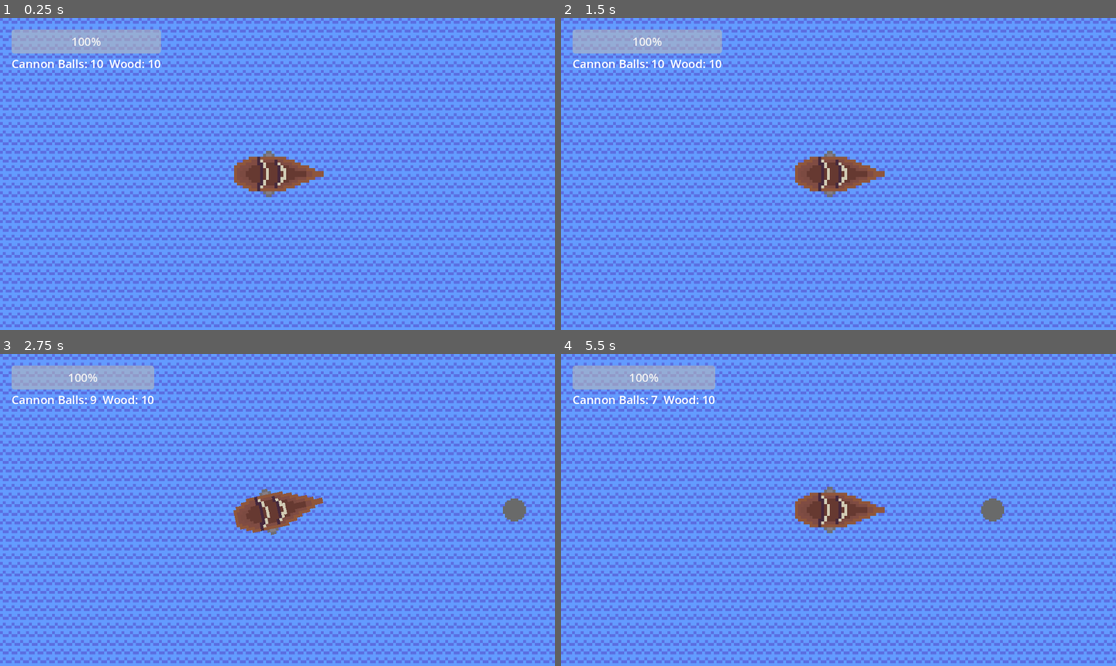
Above: before the commit, frames 1-4 (two rows, left to right).
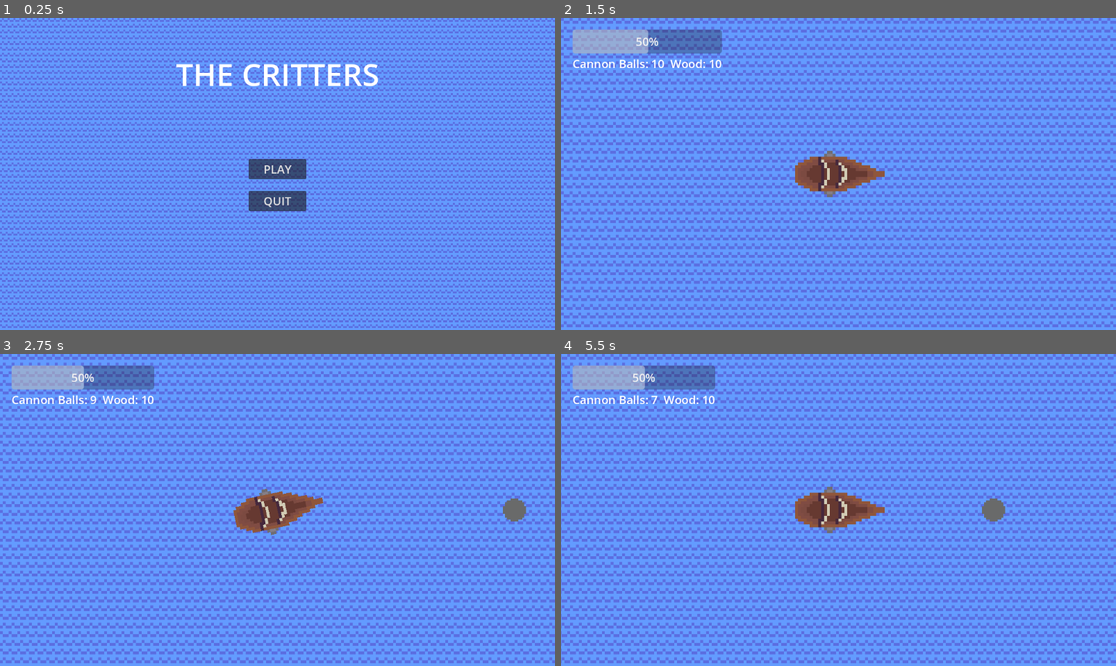
Above: after the commit, the same moments.

Repository: zafarcaydan/boat-man
Game: Godot game, scene res://scenes/start_menu.tscn
Same seed, same stepped clock (60 frames per second), same inputs: the game is played once before the commit and once after it. Before the commit the project starts from res://scenes/world.tscn. The engine's default icon, where the game draws it, is replaced by a stand-in: a white triangle on a blue panel in a dark square.
Inputs (mouse positions are in pixels of both pictures, inside the frame that each line leads up to):
- Up to frame 1 (0.25 s): no input
- Up to frame 2 (1.5 s): click (838, 167) at 0.5 s, where only the run after the commit has a clickable "PLAY"; tap Enter at 1.25 s; hold E (Key_E) from 1.28 s (still down)
- Up to frame 3 (2.75 s): tap Space (Key_Space) at 2 s; release E (Key_E) at 2.03 s; tap A (Key_A) at 2.1 s; tap E (Key_E) at 2.3 s
- Up to frame 4 (5.5 s): hold E (Key_E) 2.78-3.53 s; tap D (Key_D) at 2.85 s; tap Enter at 3.5 s; tap E (Key_E) at 3.6, 5.3 s; tap Space (Key_Space) at 4.25, 5.1 s; hold E (Key_E) 4.28-5.03 s; tap S (Key_S) at 4.35 s

The runs differ from the first frame. In frame 1, 45% of the frame differs, in the area x 0-100%, y 0-100%; in frame 2, 1.0%; in frame 3, 1.0%; in frame 4, 41%.

Commit message:
start screen & enemy art

Diff:
--- /dev/null
+++ b/enimies/basic_enemy.tscn
@@ -0,0 +1,25 @@
+[gd_scene load_steps=4 format=3 uid="uid://tsf8e1034g83"]
+
+[ext_resource type="Script" path="res://scripts/basic_enemy.gd" id="1_7attk"]
+[ext_resource type="Texture2D" uid="uid://osvbdwmajtal" path="res://enimies/basic_enemy.png" id="2_ktmxb"]
+
+[sub_resource type="RectangleShape2D" id="RectangleShape2D_2e87y"]
+size = Vector2(130, 76)
+
+[node name="Basic Enemy" type="CharacterBody2D" groups=["Enemies", "Spawnable"]]
+collision_layer = 2
+script = ExtResource("1_7attk")
+move_speed = 475
+
+[node name="CollisionShape2D" type="CollisionShape2D" parent="."]
+position = Vector2(-19, 0)
+shape = SubResource("RectangleShape2D_2e87y")
+
+[node name="Sprite2D" type="Sprite2D" parent="."]
+scale = Vector2(1.5, 1.5)
+texture = ExtResource("2_ktmxb")
+
+[node name="Timer" type="Timer" parent="."]
+
+[connection signal="death" from="." to="." method="_on_death"]
+[connection signal="timeout" from="Timer" to="." method="_on_timer_timeout"]
--- a/scripts/enemy ships class.gd
+++ b/enimies/enemy ships class.gd
@@ -6,8 +6,9 @@
 
 func ready():
 	safe_bullets = 1
-	player = get_tree().get_first_node_in_group("Boat")
+	player = GT.get_player()
 	global_position += player.global_position
+	move_speed += randi_range(-20, 20)
 
 func get_dist_to_pos(pos):
 		return abs(sqrt((global_position.y - pos.y) ** 2 + (global_position.x - pos.x) ** 2))
--- a/scenes/basic_enemy.tscn
+++ b/enimies/fast_enemy.tscn
@@ -1,22 +1,21 @@
-[gd_scene load_steps=4 format=3 uid="uid://tsf8e1034g83"]
+[gd_scene load_steps=4 format=3 uid="uid://d01fyx8f1oqju"]
 
-[ext_resource type="Script" path="res://scripts/basic_enemy.gd" id="1_6bmwm"]
-[ext_resource type="Texture2D" uid="uid://byn0sdcxewlci" path="res://icon.svg" id="2_6p6lj"]
+[ext_resource type="Script" path="res://scripts/fast_enemy.gd" id="1_kn04t"]
+[ext_resource type="Texture2D" uid="uid://byn0sdcxewlci" path="res://icon.svg" id="2_61dfq"]
 
 [sub_resource type="RectangleShape2D" id="RectangleShape2D_2e87y"]
 size = Vector2(126, 126)
 
-[node name="Basic Enemy" type="CharacterBody2D" groups=["Enemies", "Spawnable"]]
+[node name="fast_enemy" type="CharacterBody2D" groups=["Enemies", "Spawnable"]]
 collision_layer = 2
-script = ExtResource("1_6bmwm")
-move_speed = 475
+script = ExtResource("1_kn04t")
 
 [node name="CollisionShape2D" type="CollisionShape2D" parent="."]
 shape = SubResource("RectangleShape2D_2e87y")
 
 [node name="Sprite2D" type="Sprite2D" parent="."]
 scale = Vector2(0.8, 0.8)
-texture = ExtResource("2_6p6lj")
+texture = ExtResource("2_61dfq")
 
 [node name="Timer" type="Timer" parent="."]
 
--- a/player/boat.gd
+++ b/player/boat.gd
@@ -2,7 +2,7 @@
 extends Boat
 #Node.signal.connect(method)
 const ISLAND = preload("res://scenes/island.tscn")
-const BASIC_ENEMY = preload("res://scenes/basic_enemy.tscn")
+const BASIC_ENEMY = preload("res://enimies/basic_enemy.tscn")
 const INVENTORY_SLOT = preload("res://scenes/inventory_slot.tscn")
 var parent : Node2D
 var time_passed := 0.0
@@ -26,8 +26,8 @@
 	rescource_names = null
 	update_inventory_display()
 
-	health = 10
-	%"Health Bar".max_value = health
+	health = 5
+	%"Health Bar".max_value = health * 2
 	safe_bullets = 0
 	parent = get_parent()
 
@@ -39,7 +39,8 @@
 		update_inventory_display()
 
 	if event.is_action_pressed("Key_E"):
-		get_tree().call_group("Interactable", "interact")
+		for area in $Area2D.get_overlapping_areas():
+			if area.is_in_group("Interactable"): area.get_parent().interact()
 		update_inventory_display()
 
 func _physics_process(delta):
@@ -66,6 +67,7 @@
 
 
 func spawn_feature(new_feature):
+
 	var placeble = true
 	for comparison_feature in get_tree().get_nodes_in_group("Spawnable"):
 		var relative_pos = comparison_feature.global_position - new_feature.global_position
@@ -78,7 +80,7 @@
 
 func _on_world_update_timer_timeout():
 	for i in range(2):
-		var spawn_choice = [1, 1, 1, 1, 1, 2].pick_random()
+		var spawn_choice = [1, 1, 1, 1, 2].pick_random()
 		var offset := i * PI
 
 		if spawn_choice == 1:
--- a/player/boat.tscn
+++ b/player/boat.tscn
@@ -1,10 +1,13 @@
-[gd_scene load_steps=4 format=3 uid="uid://d0hexefo5iwft"]
+[gd_scene load_steps=5 format=3 uid="uid://d0hexefo5iwft"]
 
 [ext_resource type="Script" path="res://player/boat.gd" id="1_wvsoj"]
 [ext_resource type="Texture2D" uid="uid://cyib1cau76t3c" path="res://player/boat.png" id="2_degx4"]
 
 [sub_resource type="RectangleShape2D" id="RectangleShape2D_maeq3"]
 size = Vector2(97, 56)
+
+[sub_resource type="CircleShape2D" id="CircleShape2D_6jjwt"]
+radius = 228.0
 
 [node name="Boat" type="CharacterBody2D" groups=["Boat"]]
 z_index = 1
@@ -19,3 +22,8 @@
 [node name="CollisionShape2D" type="CollisionShape2D" parent="."]
 position = Vector2(-22.5, 0)
 shape = SubResource("RectangleShape2D_maeq3")
+
+[node name="Area2D" type="Area2D" parent="."]
+
+[node name="CollisionShape2D" type="CollisionShape2D" parent="Area2D"]
+shape = SubResource("CircleShape2D_6jjwt")
--- a/project.godot
+++ b/project.godot
@@ -11,7 +11,7 @@
 [application]
 
 config/name="boat man oficial"
-run/main_scene="res://scenes/world.tscn"
+run/main_scene="res://scenes/start_menu.tscn"
 config/features=PackedStringArray("4.3", "Forward Plus")
 config/icon="res://icon.svg"
 
--- a/scenes/cache.tscn
+++ b/scenes/cache.tscn
@@ -4,8 +4,8 @@
 [ext_resource type="Texture2D" uid="uid://byn0sdcxewlci" path="res://icon.svg" id="2_rhj6d"]
 [ext_resource type="PackedScene" uid="uid://0behtxgyskci" path="res://scenes/interactable.tscn" id="3_r0ee6"]
 
-[sub_resource type="CircleShape2D" id="CircleShape2D_38q6d"]
-radius = 193.041
+[sub_resource type="RectangleShape2D" id="RectangleShape2D_getyq"]
+size = Vector2(128, 128)
 
 [node name="Cache" type="Node2D" groups=["Rendered Object", "Spawnable"]]
 script = ExtResource("1_5gejl")
@@ -17,4 +17,4 @@
 [node name="interactable" parent="." instance=ExtResource("3_r0ee6")]
 
 [node name="CollisionShape2D" type="CollisionShape2D" parent="interactable"]
-shape = SubResource("CircleShape2D_38q6d")
+shape = SubResource("RectangleShape2D_getyq")
--- a/scenes/interactable.tscn
+++ b/scenes/interactable.tscn
@@ -1,9 +1,26 @@
 [gd_scene load_steps=2 format=3 uid="uid://0behtxgyskci"]
 
-[ext_resource type="Script" path="res://scripts/interactable.gd" id="1_8bv8s"]
+[sub_resource type="GDScript" id="GDScript_8i455"]
+script/source = "extends Area2D
+var boat : CharacterBody2D
+var player_present := false
+
+func _ready():
+	boat = get_tree().get_first_node_in_group(\"Boat\")
+
+func _on_body_entered(body):
+	if body == boat: player_present = true
+
+
+func _on_body_exited(body):
+	if body == boat: player_present = false
+
+func interact():
+	if player_present: get_parent().interact()
+"
 
 [node name="interactable" type="Area2D" groups=["Interactable"]]
-script = ExtResource("1_8bv8s")
+script = SubResource("GDScript_8i455")
 
 [connection signal="body_entered" from="." to="." method="_on_body_entered"]
 [connection signal="body_exited" from="." to="." method="_on_body_exited"]
--- a/scenes/island.tscn
+++ b/scenes/island.tscn
@@ -7,8 +7,8 @@
 [sub_resource type="RectangleShape2D" id="RectangleShape2D_3882g"]
 size = Vector2(128, 126)
 
-[sub_resource type="CircleShape2D" id="CircleShape2D_et863"]
-radius = 161.078
+[sub_resource type="RectangleShape2D" id="RectangleShape2D_00d4a"]
+size = Vector2(127.279, 127.279)
 
 [node name="Island" type="Node2D" groups=["Rendered Object", "Spawnable"]]
 script = ExtResource("1_rprj1")
@@ -27,4 +27,6 @@
 [node name="interactable" parent="." instance=ExtResource("2_d3fio")]
 
 [node name="CollisionShape2D" type="CollisionShape2D" parent="interactable"]
-shape = SubResource("CircleShape2D_et863")
+rotation = 0.785398
+scale = Vector2(1, 1)
+shape = SubResource("RectangleShape2D_00d4a")
--- /dev/null
+++ b/scenes/start_menu.tscn
@@ -0,0 +1,75 @@
+[gd_scene load_steps=3 format=3 uid="uid://cwo5ujfyf2w8j"]
+
+[ext_resource type="Texture2D" uid="uid://dg8gs8mipgbta" path="res://ocean.png" id="1_5i570"]
+[ext_resource type="Script" path="res://scripts/start_menu.gd" id="1_b03j6"]
+
+[node name="Start_Menu" type="Control"]
+layout_mode = 3
+anchors_preset = 15
+anchor_right = 1.0
+anchor_bottom = 1.0
+grow_horizontal = 2
+grow_vertical = 2
+script = ExtResource("1_b03j6")
+
+[node name="TextureRect" type="TextureRect" parent="."]
+layout_mode = 1
+anchors_preset = 15
+anchor_right = 1.0
+anchor_bottom = 1.0
+grow_horizontal = 2
+grow_vertical = 2
+texture = ExtResource("1_5i570")
+
+[node name="MarginContainer" type="MarginContainer" parent="."]
+layout_mode = 1
+anchors_preset = 15
+anchor_right = 1.0
+anchor_bottom = 1.0
+grow_horizontal = 2
+grow_vertical = 2
+theme_override_constants/margin_left = 12
+theme_override_constants/margin_top = 12
+theme_override_constants/margin_right = 12
+theme_override_constants/margin_bottom = 12
+
+[node name="VBoxContainer" type="VBoxContainer" parent="MarginContainer"]
+layout_mode = 2
+theme_override_constants/separation = 60
+
+[node name="Control" type="Control" parent="MarginContainer/VBoxContainer"]
+layout_mode = 2
+
+[node name="Label" type="Label" parent="MarginContainer/VBoxContainer"]
+layout_mode = 2
+theme_override_font_sizes/font_size = 64
+text = "THE CRITTERS"
+horizontal_alignment = 1
+vertical_alignment = 1
+
+[node name="HBoxContainer" type="HBoxContainer" parent="MarginContainer"]
+layout_mode = 2
+alignment = 1
+
+[node name="VBoxContainer" type="VBoxContainer" parent="MarginContainer/HBoxContainer"]
+layout_mode = 2
+theme_override_constants/separation = 24
+alignment = 1
+
+[node name="Label" type="Label" parent="MarginContainer/HBoxContainer/VBoxContainer"]
+layout_mode = 2
+
+[node name="Start_Button" type="Button" parent="MarginContainer/HBoxContainer/VBoxContainer"]
+custom_minimum_size = Vector2(120, 32)
+layout_mode = 2
+theme_override_font_sizes/font_size = 24
+text = "PLAY"
+
+[node name="Quit_Button" type="Button" parent="MarginContainer/HBoxContainer/VBoxContainer"]
+custom_minimum_size = Vector2(120, 32)
+layout_mode = 2
+theme_override_font_sizes/font_size = 24
+text = "QUIT"
+
+[connection signal="button_down" from="MarginContainer/HBoxContainer/VBoxContainer/Start_Button" to="." method="_on_start_button_button_down"]
+[connection signal="button_down" from="MarginContainer/HBoxContainer/VBoxContainer/Quit_Button" to="." method="_on_quit_button_button_down"]
--- a/scripts/basic_enemy.gd
+++ b/scripts/basic_enemy.gd
@@ -2,7 +2,6 @@
 enum STATES {TOWARD, ATTACK, AWAY}
 var state : STATES = STATES.TOWARD
 
-var future_pos : Vector2
 var comparison_dist = 0
 
 
@@ -10,7 +9,6 @@
 	ready()
 	health = 2
 	get_parent().get_child(0).timeout.connect(_on_world_update_timer_timeout)
-	get_parent().get_child(0)
 
 
 func _physics_process(delta):
@@ -57,7 +55,8 @@
 
 
 func _on_death():
-	var new_cache = CACHE.instantiate()
-	new_cache.global_position = global_position
-	new_cache.item_type = GT.resource_types.Wood
-	add_sibling.call_deferred(new_cache)
+	if randf() < 0.2:
+		var new_cache = CACHE.instantiate()
+		new_cache.global_position = global_position
+		new_cache.item_type = GT.resource_types.Wood
+		add_sibling.call_deferred(new_cache)
--- a/scripts/boat class.gd
+++ b/scripts/boat class.gd
@@ -20,18 +20,19 @@
 
 func process(delta):
 	if health <= 0:
-		if self is Player: get_tree().reload_current_scene.call_deferred()
+		if self is Player: get_tree().change_scene_to_packed(load("res://scenes/start_menu.tscn"))
 		else: death.emit()
 		queue_free()
 
 	var velocity_power : float = (abs(velocity.x) + abs(velocity.y)) / 2
 
 	if velocity_power > move_speed:
+		print(1)
 		velocity = velocity.normalized()
 		var velocity_direction := atan2(velocity.y, velocity.x)
 		velocity= Vector2(cos(velocity_direction), sin(velocity_direction))
 
-	velocity *= 0.93
-	velocity += force * move_speed / (velocity_power/26 + 1)
+	velocity *= 0.936
+	velocity += force * move_speed / (velocity_power/24 + 1)
 
 	move_and_slide()
--- a/scripts/cache.gd
+++ b/scripts/cache.gd
@@ -12,9 +12,7 @@
 
 func interact():
 	if item_type == GT.resource_types.Cannon_Balls:
-		get_tree().get_first_node_in_group("Boat").resources[GT.resource_types.Cannon_Balls][0] += randi_range(2, 6)
+		GT.get_player().resources[GT.resource_types.Cannon_Balls][0] += randi_range(2, 6)
 	elif item_type == GT.resource_types.Wood:
-		var q= randi_range(2, 6)
-		print(q)
-		get_tree().get_first_node_in_group("Boat").resources[GT.resource_types.Wood][0] += q
+		GT.get_player().resources[GT.resource_types.Wood][0] += randi_range(1, 2)
 	queue_free()
--- /dev/null
+++ b/scripts/fast_enemy.gd
@@ -0,0 +1,27 @@
+extends Enemy
+enum STATES {TOWARD, ATTACK, AWAY}
+var state : STATES = STATES.TOWARD
+
+var comparison_dist = 0
+
+
+func _ready():
+	ready()
+	health = 2
+	get_parent().get_child(0).timeout.connect(_on_world_update_timer_timeout)
+
+
+func _physics_process(delta):
+	state_actions()
+
+	if velocity != Vector2(0, 0):
+		rotation = atan2(velocity.y, velocity.x)
+
+	process(delta)
+
+func _on_world_update_timer_timeout():
+	pass
+
+
+func state_actions():
+	pass
--- a/scripts/global_vars&funcs.gd
+++ b/scripts/global_vars&funcs.gd
@@ -1,3 +1,6 @@
 extends Node
 
 enum resource_types {Cannon_Balls = 0, Wood = 1} #make all values in acending order, one by one starting from zero, doing it in another manner WILL cause an error
+
+func get_player():
+	return get_tree().get_first_node_in_group("Boat")
--- a/scripts/interactable.gd
+++ /dev/null
@@ -1,16 +0,0 @@
-extends Area2D
-var boat : CharacterBody2D
-var player_present := false
-
-func _ready():
-	boat = get_tree().get_first_node_in_group("Boat")
-
-func _on_body_entered(body):
-	if body == boat: player_present = true
-
-
-func _on_body_exited(body):
-	if body == boat: player_present = false
-
-func interact():
-	if player_present: get_parent().interact()
--- a/scripts/island.gd
+++ b/scripts/island.gd
@@ -6,6 +6,9 @@
 	pass
 
 func interact():
-	if unused:
+	if unused and GT.get_player().resources[GT.resource_types.Wood][0] > 5:
+		GT.get_player().resources[GT.resource_types.Wood][0] -= 5
 		unused = false
-		get_tree().get_first_node_in_group("Boat").health += 1
+		GT.get_player().health += 1
+
+	if not unused: $StaticBody2D/Sprite2D.rotation = PI * 0.75
--- /dev/null
+++ b/scripts/start_menu.gd
@@ -0,0 +1,10 @@
+extends Control
+
+
+@onready var main_scene := preload("res://scenes/world.tscn")
+
+func _on_start_button_button_down():
+	get_tree().change_scene_to_packed(main_scene)
+
+func _on_quit_button_button_down():
+	get_tree().quit()
Binary file added: enimies/basic_enemy.png
Not shown, added: enimies/basic_enemy.png.import
